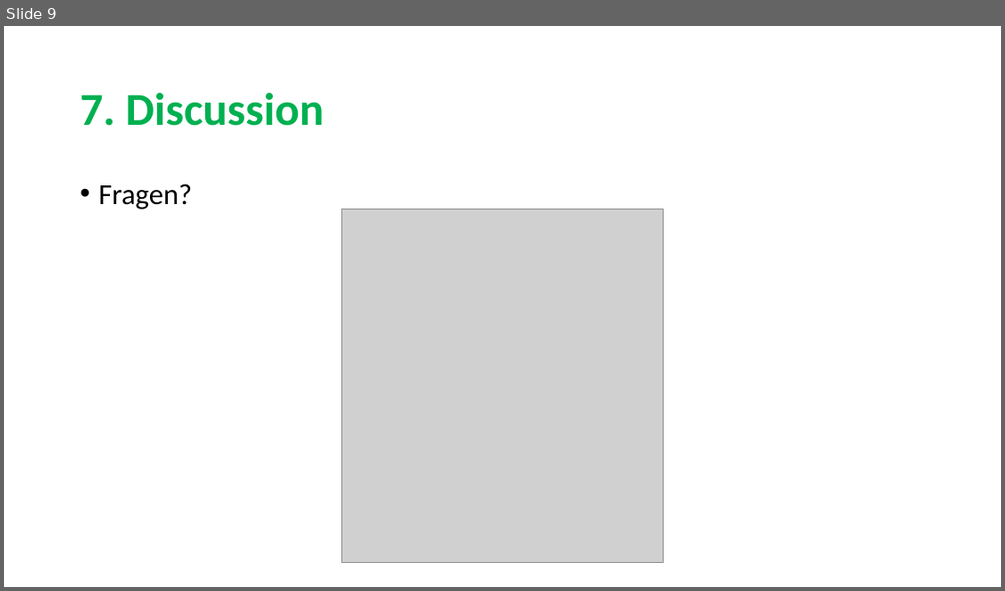
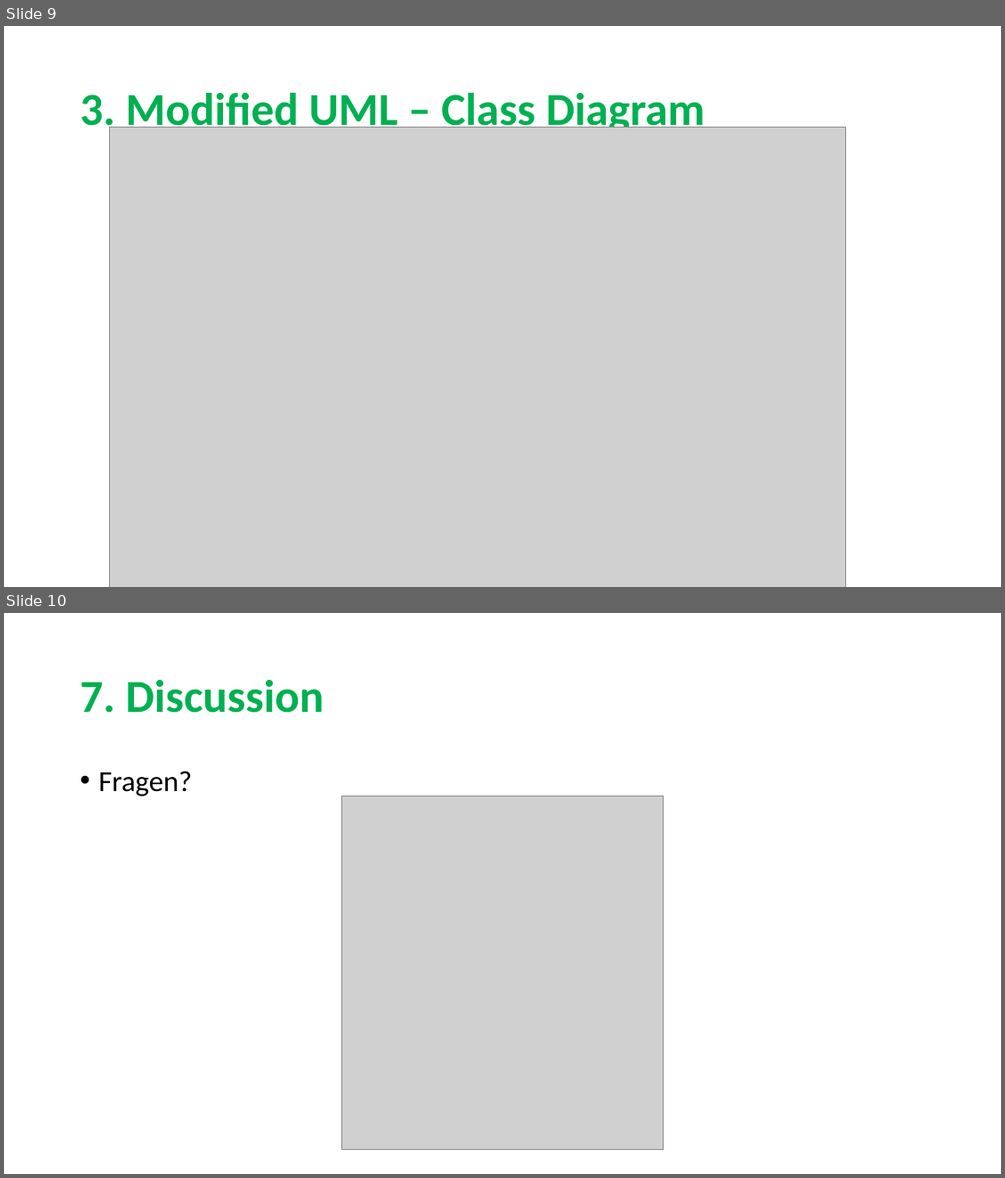
Before and after one commit to sarahmele/ch.bfh.btx8081.w2015.green, a slide deck: doc/task07/unterlagen_task7/Task7.pptx. Shown one above the other, each under a label of ours: slide 9 before the commit, slides 9 and 10 after it. The pictures are 1005x591 and 1005x1178 pixels, drawn with LibreOffice and Linux fonts; fonts in the diff are those of the drawing; grey boxes stand for pictures. Boxes give left, top, right and bottom in pixels: in the first picture for what was removed or moved away, otherwise in the second. Text is boxed around its words. In the diff, an @@ line names an element or a change of style, - is before the commit and + after.

```diff
--- a/doc/task07/unterlagen_task7/Task7.pptx
+++ b/doc/task07/unterlagen_task7/Task7.pptx
@@ slide 9 added at box(4, 26, 1001, 587), background #FFFFFF @@
@@ title added at box(80, 93, 705, 135), 44 pt, text #00B050, bold @@
+3. Modified UML – Class Diagram
@@ picture added at box(109, 127, 845, 587) @@
@@ what was slide 9 is now slide 10 @@
```
Also in this commit, not shown: 7 slides changed, 1 other slide added, 1 slide removed, 4 other files.
